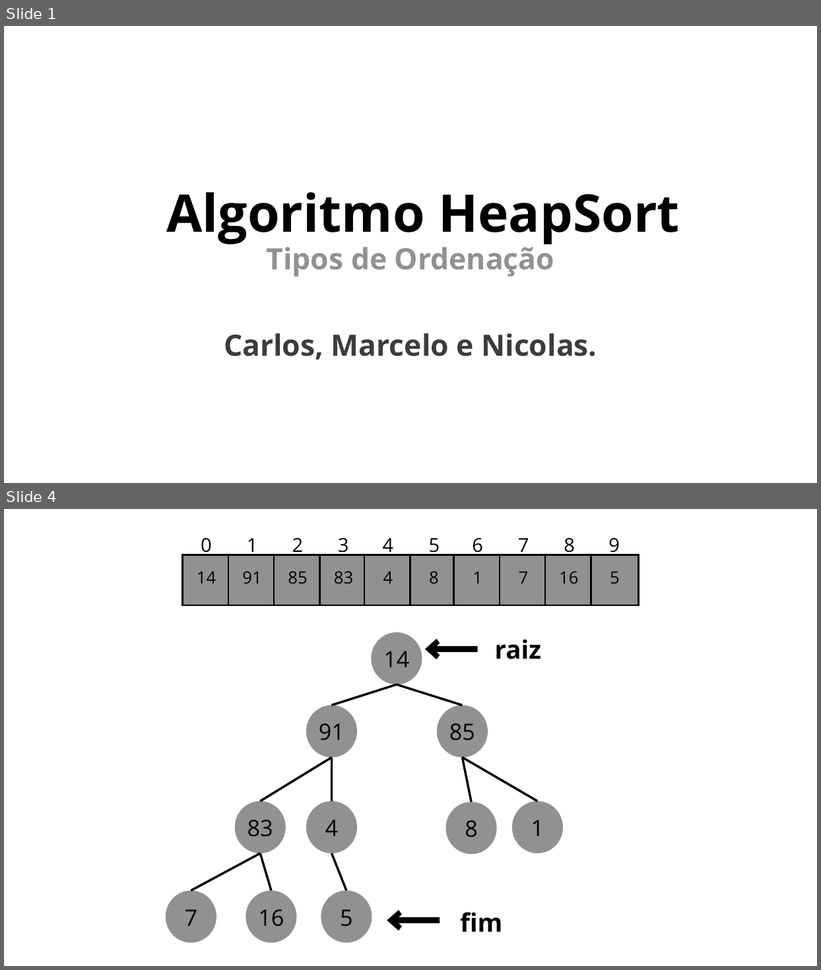
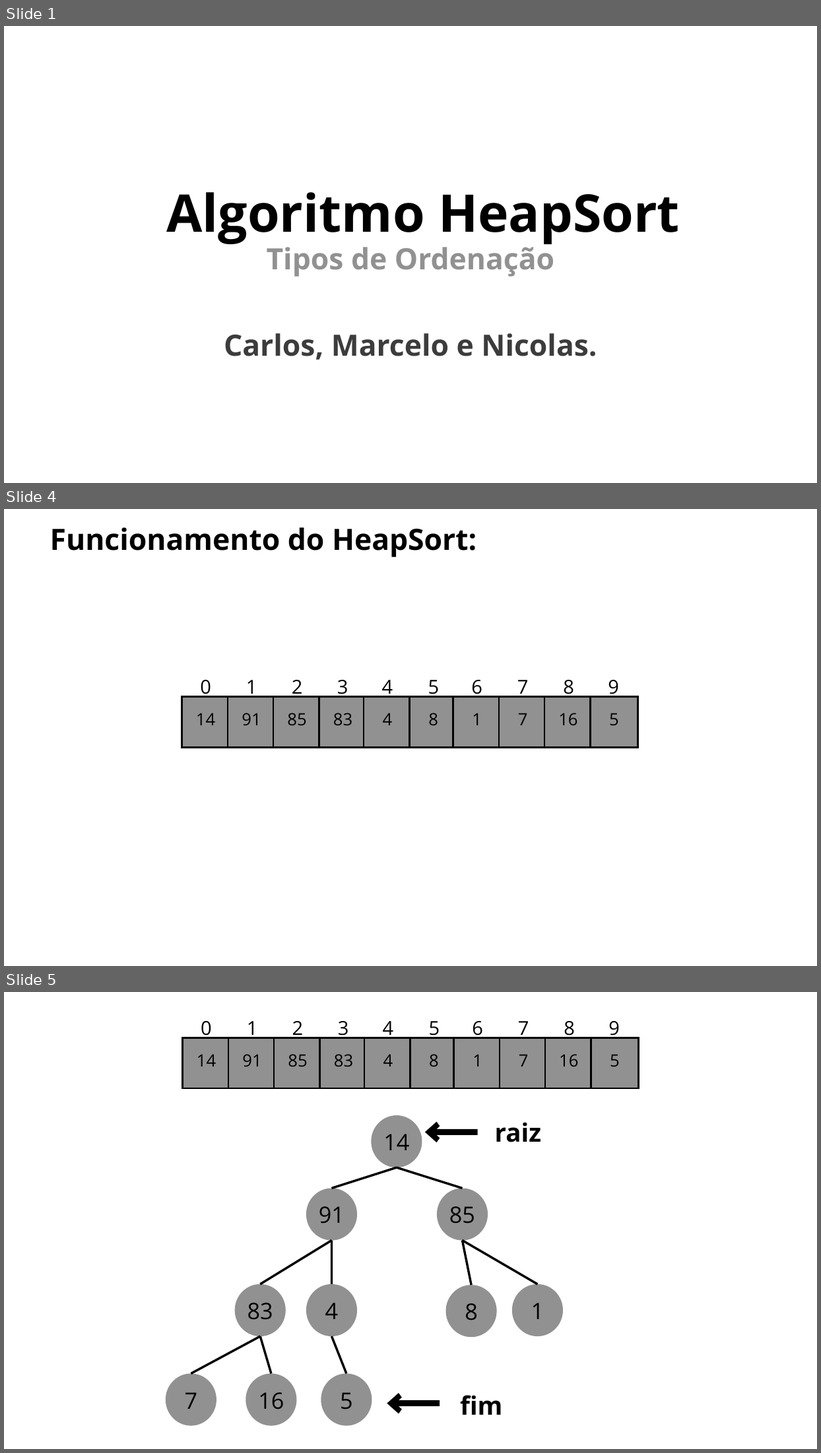
Before and after one commit to unibrasil-programacao-computadores/tp-heapsort, a slide deck: Heap_Sort.pptx. Shown one above the other, each under a label of ours: slides 1 and 4 before the commit, slides 1, 4 and 5 after it; the slides between them are not shown. The pictures are 821x970 and 821x1453 pixels, drawn with LibreOffice and Linux fonts; fonts in the diff are those of the drawing. Boxes give left, top, right and bottom in pixels: in the first picture for what was removed or moved away, otherwise in the second. Text is boxed around its words. In the diff, an @@ line names an element or a change of style, - is before the commit and + after.

```diff
--- a/Heap_Sort.pptx
+++ b/Heap_Sort.pptx
@@ slide 4 added at (4,509,817,966), background #FFFFFF @@
@@ text added at (50,527,477,557), 52 pt, text #000000, bold @@
+Funcionamento do HeapSort:
@@ group added at (182,680,638,748): 20 texts, 10 freeform shapes @@
+14
+91
+85
+83
+4
+8
+1
+7
+16
+5
+0
+1
+2
+3
+4
+5
+6
+7
+8
+9
@@ what was slide 4 is now slide 5 @@
```
Also in this commit, not shown: 5 slides changed, 1 other slide added, 5 slides removed.
